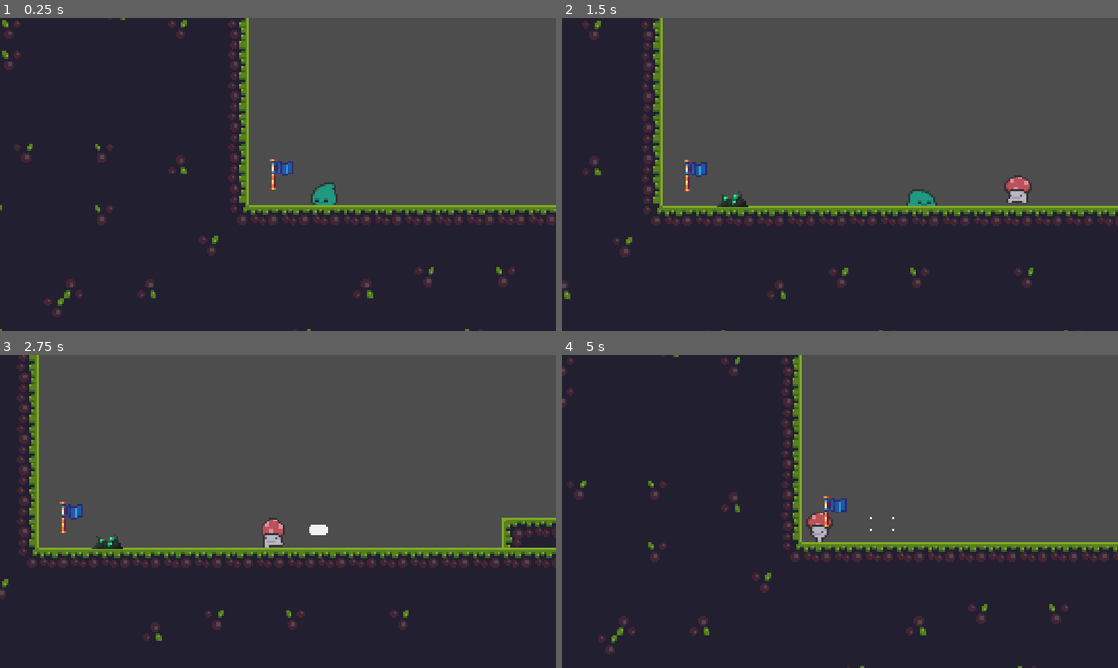
Above: before the commit, frames 1-4 (two rows, left to right).
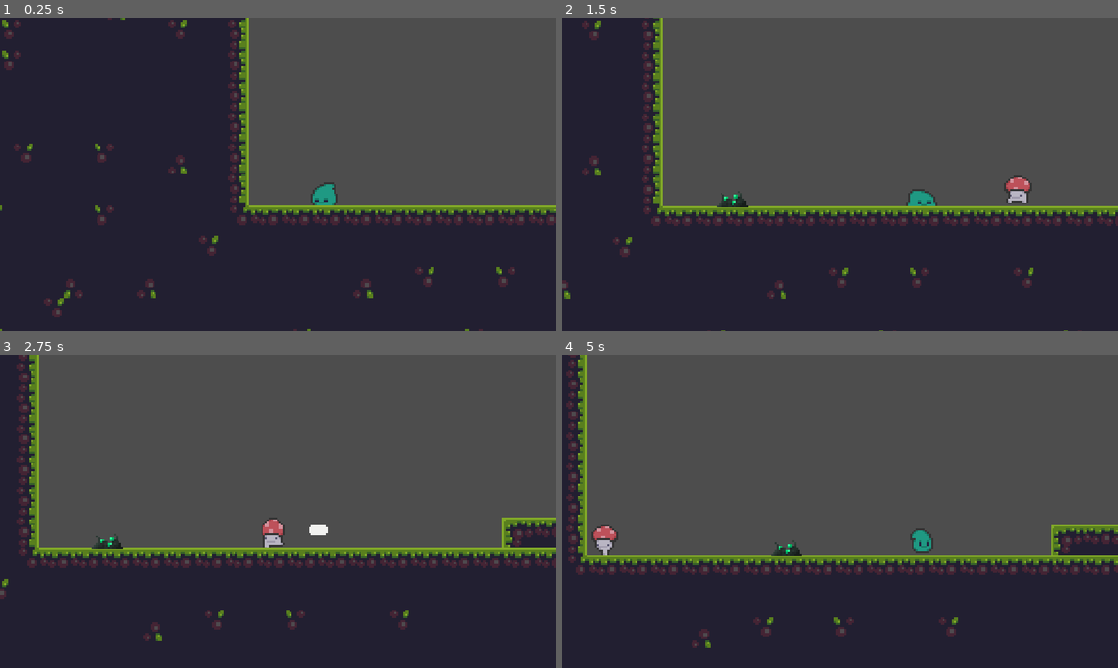
Above: after the commit, the same moments.

Repository: whatEclipse/REsurgence-THrow
Game: Godot game, scene res://levels/level_template_1-5.tscn
Same seed, same stepped clock (60 frames per second), same inputs: the game is played once before the commit and once after it. This scene is started directly instead of the project's main scene.
Inputs (mouse positions are in pixels of both pictures, inside the frame that each line leads up to):
- Up to frame 1 (0.25 s): no input
- Up to frame 2 (1.5 s): tap Enter (ui_accept) at 0.5, 0.77 s; move the mouse to (812, 237) at 0.52 s; hold D (right) from 0.53 s (still down); tap Alt at 0.6 s; click (812, 237) at 0.67 s; move the mouse to (1006, 221) at 1.27 s; tap Shift at 1.35 s
- Up to frame 3 (2.75 s): tap Enter (ui_accept) at 1.52 s; move the mouse to (111, 464) at 2.02 s; release D (right) at 2.03 s; hold A (left) from 2.03 s (still down); tap Alt at 2.1 s
- Up to frame 4 (5 s): move the mouse to (867, 511) at 2.77 s; tap Shift at 2.85, 4.35 s; click (867, 511) at 2.92 s; tap Enter (ui_accept) at 3.02, 3.77, 4.52 s; move the mouse to (756, 433) at 3.52 s; tap Alt at 3.6 s; move the mouse to (962, 495) at 4.27 s; release A (left) at 4.28 s; hold D (right) from 4.28 s (still down)

The runs differ from the first frame. In frame 1, 0.2% of the frame differs, in the area x 48-53%, y 45-55%; in frame 2, 0.2%; in frame 3, 0.2%; in frame 4, 35%, in the area x 0-100%, y 0-100%.

Commit message:
changed back flag being invincible

Diff:
--- a/levels/level_template_1-5.tscn
+++ b/levels/level_template_1-5.tscn
@@ -164,5 +164,6 @@
 shape = SubResource("WorldBoundaryShape2D_8ksrx")
 
 [node name="Goal" parent="." unique_id=731644249 instance=ExtResource("6_bnktl")]
+position = Vector2(953, -110)
 
 [node name="VictoryMenu" parent="." unique_id=22993511 instance=ExtResource("7_8ob0c")]
--- a/scripts/entities/spawn_point.gd
+++ b/scripts/entities/spawn_point.gd
@@ -31,8 +31,3 @@
 func _on_kill_detector_area_entered(area: Area2D) -> void:
 	if area.is_in_group("kill_zone"):
 		queue_free()
-
-
-func _on_kill_detector_body_entered(body: Node2D) -> void:
-	if body.is_in_group("kill_zone"):
-		queue_free()
--- a/scripts/functions/killzone.gd
+++ b/scripts/functions/killzone.gd
@@ -3,5 +3,3 @@
 func _on_body_entered(body: Node2D) -> void:
 	if body.has_method("die"):
 		body.die()
-	elif body.is_in_group("flag"):
-		body.queue_free()
